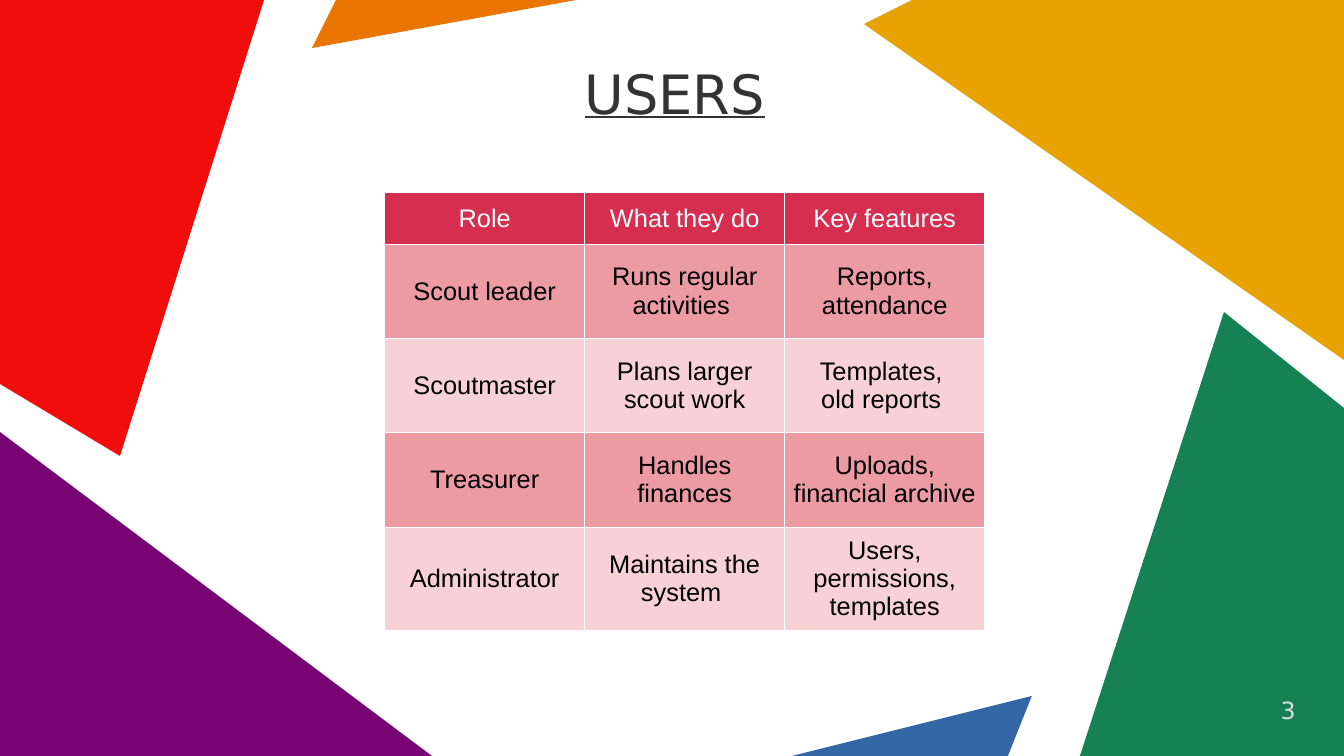
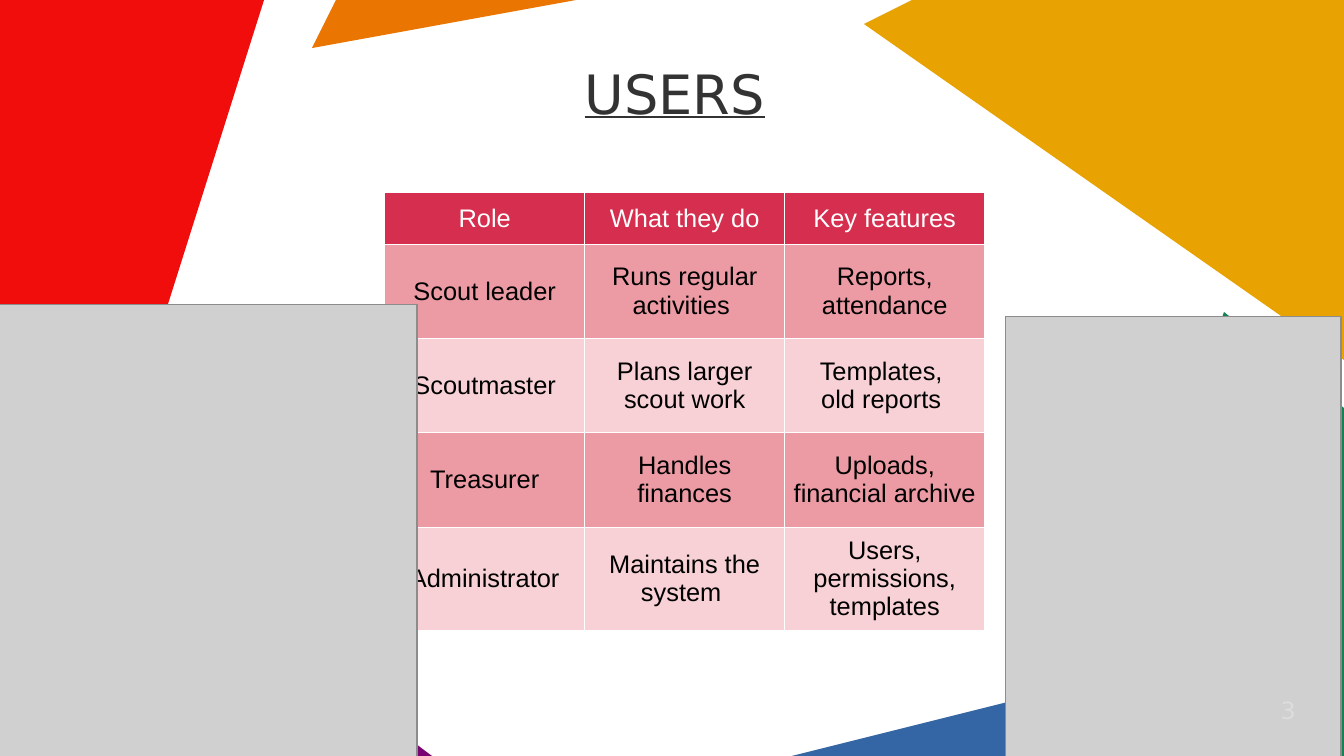
Before and after one commit to AhlinGregor/MIT_Project2526, a slide deck: slide 3 of Presentation.odp. Drawn at 1344x756 pixels with LibreOffice and Linux fonts; fonts in the diff are those of the drawing; grey boxes stand for pictures. Boxes give left, top, right and bottom in pixels: in the first picture for what was removed or moved away, otherwise in the second. Text is boxed around its words. In the diff, an @@ line names an element or a change of style, - is before the commit and + after.

```diff
--- a/Presentation.odp
+++ b/Presentation.odp
@@ picture added at (0,305,417,756) @@
@@ picture added at (1006,316,1342,756) @@
@@ page number removed at (1281,701,1296,720) @@
-3
```
Also in this commit, not shown: 3 other slides changed, 1 other file.
